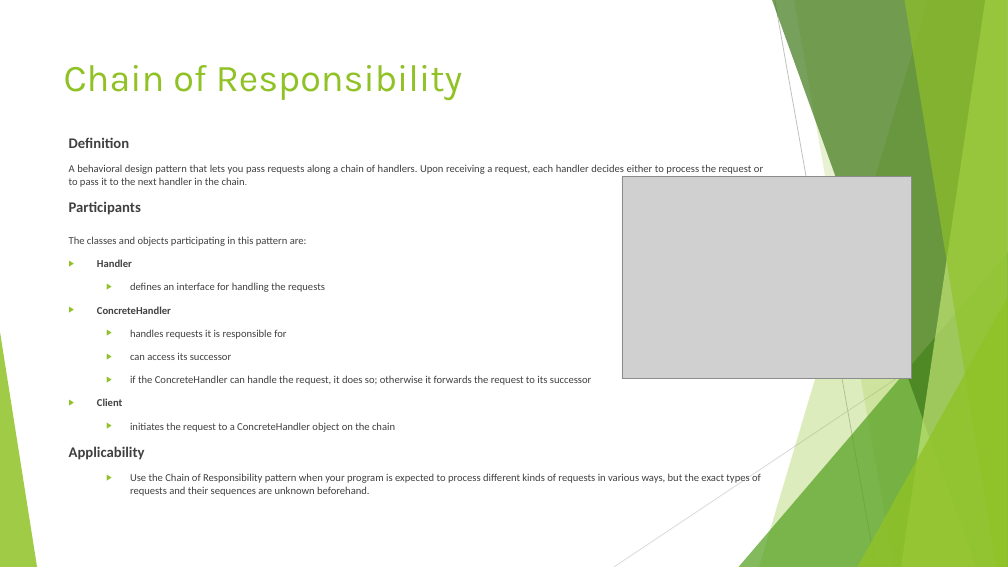
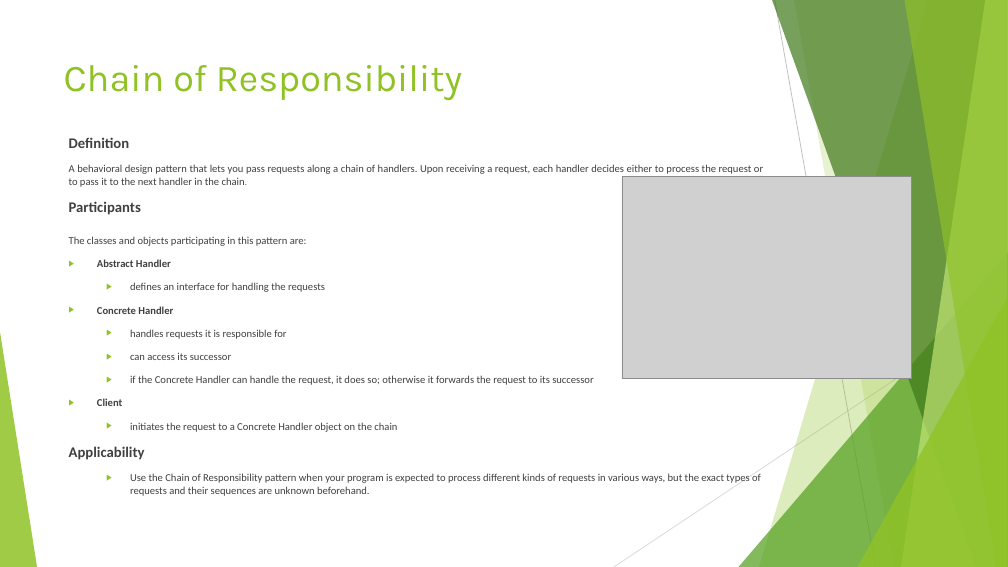
Before and after one commit to lixindou/DesignPattern, a slide deck: slide 2 of Design Patterns.pptx. Drawn at 1008x567 pixels with LibreOffice and Linux fonts; fonts in the diff are those of the drawing; grey boxes stand for pictures. Boxes give left, top, right and bottom in pixels: in the first picture for what was removed or moved away, otherwise in the second. Text is boxed around its words. In the diff, an @@ line names an element or a change of style, - is before the commit and + after.

Commit message:
pptx change

```diff
--- a/Design Patterns.pptx
+++ b/Design Patterns.pptx
@@ text at [97,259,171,267]: text changed @@
-▶ Handler
+▶ Abstract Handler
@@ text at [97,306,173,314]: spaces changed @@
-▶ ConcreteHandler
+▶ Concrete Handler
@@ text at [130,375,593,385]: spaces changed @@
-  ▶ if the ConcreteHandler can handle the request, it does so; otherwise it forwards the request to its successor
+  ▶ if the Concrete Handler can handle the request, it does so; otherwise it forwards the request to its successor
@@ text at [130,422,397,432]: spaces changed @@
-  ▶ initiates the request to a ConcreteHandler object on the chain
+  ▶ initiates the request to a Concrete Handler object on the chain
```
Also in this commit, not shown: 2 other files.
